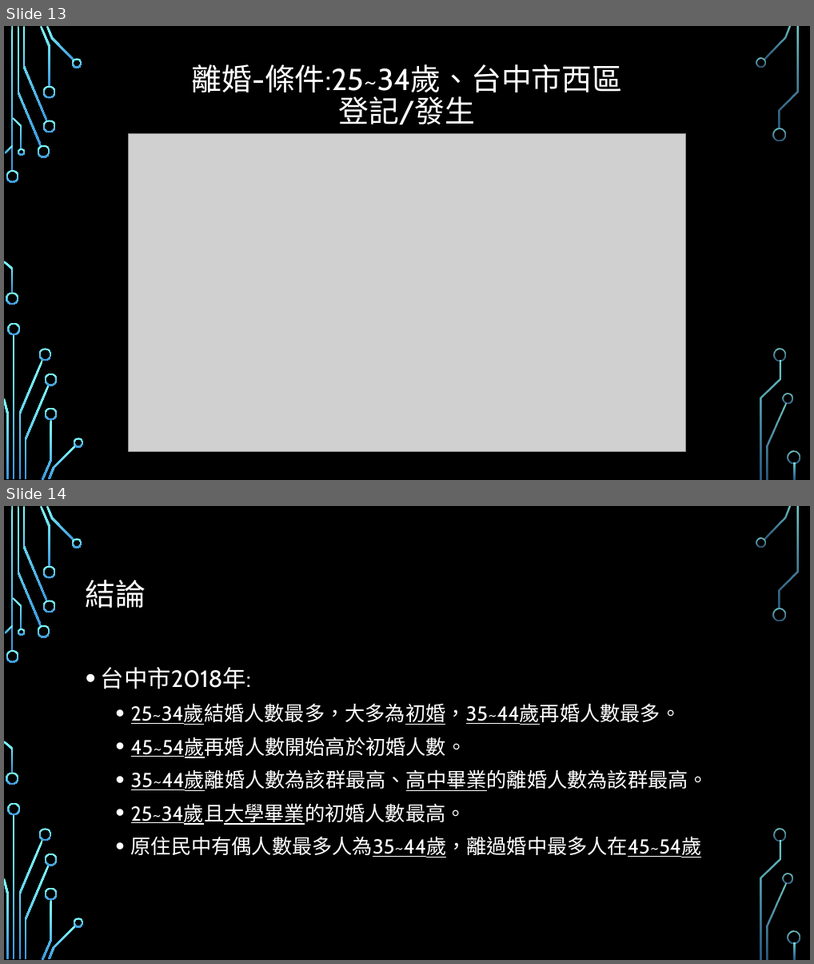
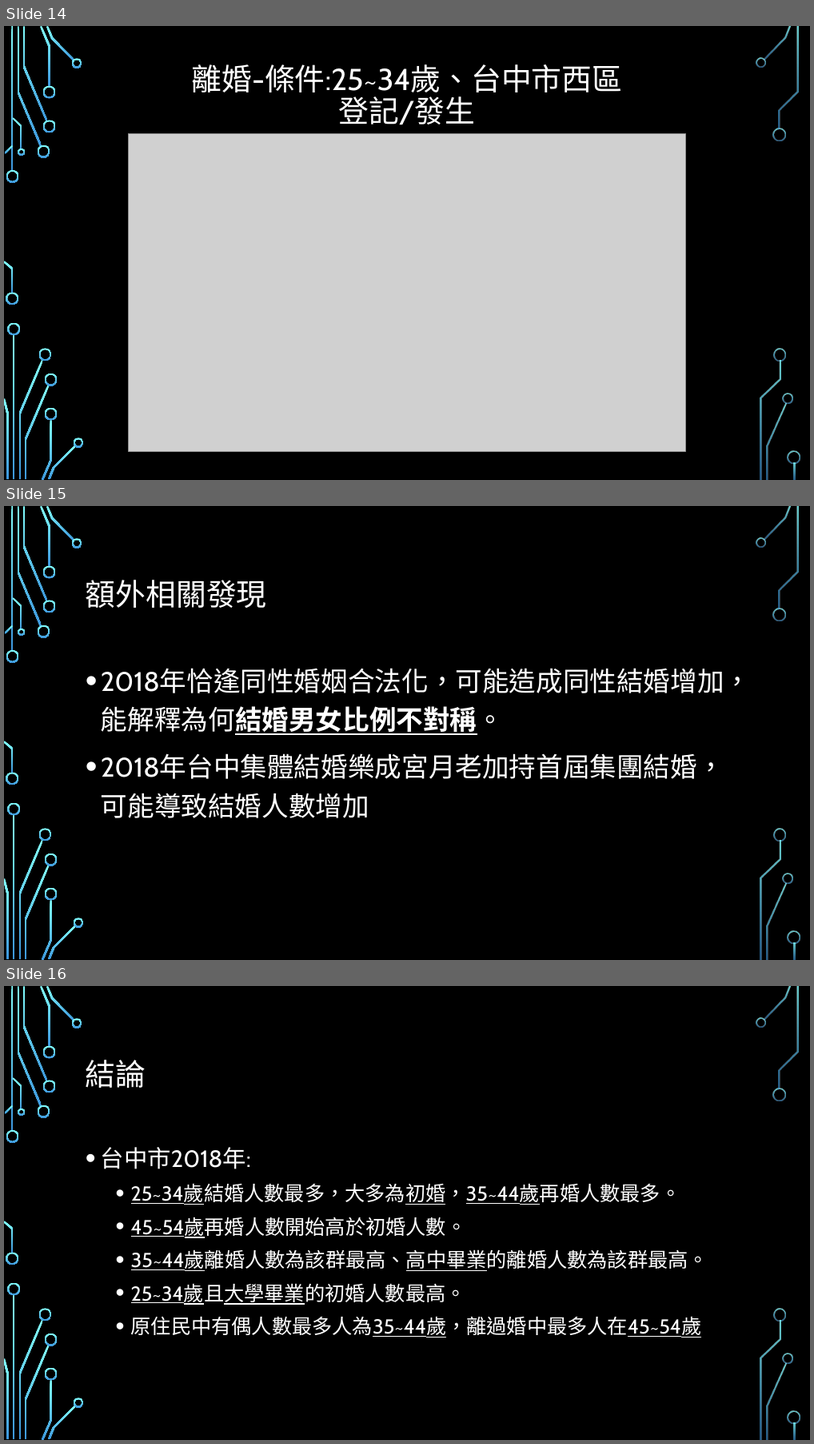
Before and after one commit to HSMonsterKing/Marriage-Analysis, a slide deck: 那些人較易結婚或離婚.pptx. Shown one above the other, each under a label of ours: slides 13 and 14 before the commit, slides 14, 15 and 16 after it. The pictures are 814x964 and 814x1444 pixels, drawn with LibreOffice and Linux fonts; fonts in the diff are those of the drawing; grey boxes stand for pictures; background and template pictures are left out. Boxes give left, top, right and bottom in pixels: in the first picture for what was removed or moved away, otherwise in the second. Text is boxed around its words. In the diff, an @@ line names an element or a change of style, - is before the commit and + after.

Commit message:
20260414_1554

```diff
--- a/那些人較易結婚或離婚.pptx
+++ b/那些人較易結婚或離婚.pptx
@@ slide 15 added at [4,506,810,960], background picture (left out); not listed: 36 template elements that a slide beside it also shows @@
@@ title added at [86,580,267,608], 36 pt, text #FFFFFF @@
+額外相關發現
@@ text added at [101,668,752,818], 32 pt, text #FFFFFF @@
+• 2018年恰逢同性婚姻合法化，可能造成同性結婚增加，能解釋為何結婚男女比例不對稱。
+• 2018年台中集體結婚樂成宮月老加持首屆集團結婚，可能導致結婚人數增加
@@ what was slide 13 is now slide 14 @@
@@ what was slide 14 is now slide 16 @@
```
Also in this commit, not shown: 1 other slide added.
